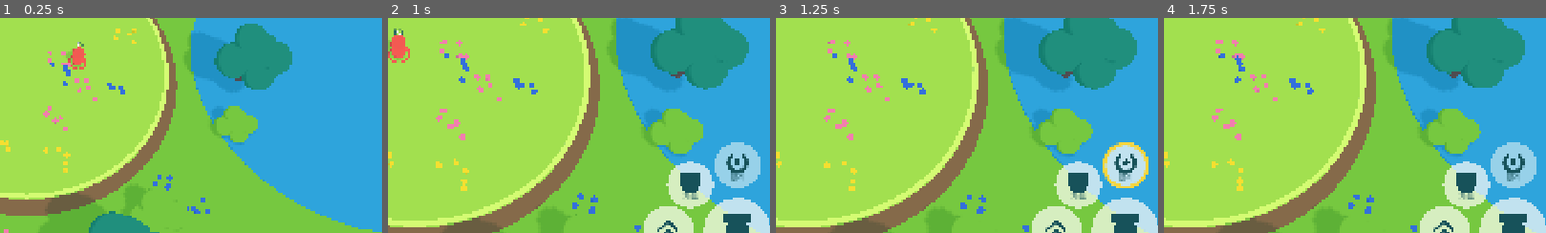
Above: before the commit, frames 1-4 (left to right).
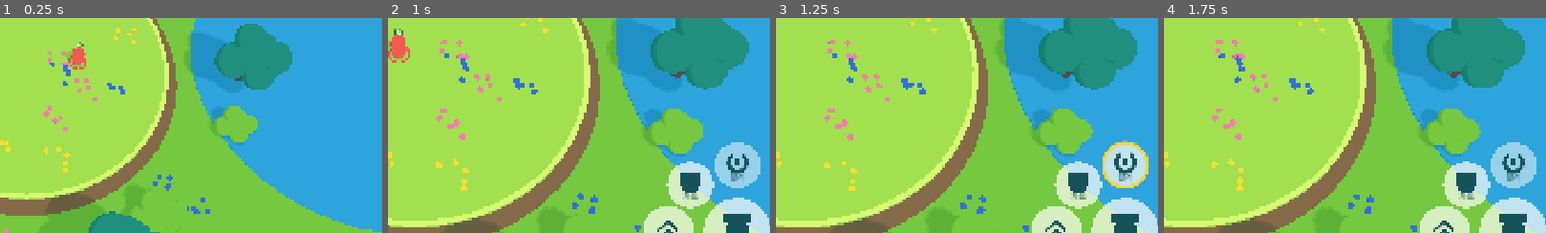
Above: after the commit, the same moments.

Repository: UICHEOL-HWANG/TheBrawlGuys
Game: Godot game, scene res://src/main/main.tscn
The game is run twice, just before and just after one commit, with the same random seed, the same clock (stepped at 60 frames per second) and the same inputs.
Inputs (mouse positions are % of the whole screen's width and height, from its top left):
- Up to frame 1 (0.25 s): no input
- Up to frame 2 (1 s): tap Enter (ui_accept) at 0.5 s; move the mouse to (72, 45) at 0.52 s; hold D (p1_right) from 0.53 s (still down); tap U (p1_grab) at 0.6 s; click (72, 45) at 0.67 s; tap Space (p1_jump) at 0.77 s
- Up to frame 3 (1.25 s): keep holding D (p1_right)
- Up to frame 4 (1.75 s): release D (p1_right) at 1.25 s; drag from (30, 55) to (45, 70) at 1.27 s
The pictures show only the part of the screen within x 46-96%, y 36-86%; the shares and areas given below are measured in that part.

Frames 1-2 are identical in both runs. In frame 3, 0.4% of the frame differs, in the area x 85-98%, y 56-80%; in frame 4, nothing differs.

Commit message:
fix: keep the grab highlight pulse running when the state is unchanged
TouchInput.set_grab_highlight and TouchButton.set_state now return early on an unchanged value, so the per-frame hint no longer resets the pulse or redraws.

Co-Authored-By: Claude Sonnet 5.5 <noreply@anthropic.com>

Diff:
--- a/src/input/touch_input.gd
+++ b/src/input/touch_input.gd
@@ -87,6 +87,8 @@
 
 
 func set_grab_highlight(on: bool) -> void:
+	if on == _grab_highlight:
+		return
 	_grab_highlight = on
 	_refresh_idle("grab")
 
--- a/src/ui/components/touch_button/touch_button.gd
+++ b/src/ui/components/touch_button/touch_button.gd
@@ -41,6 +41,8 @@
 
 
 func set_state(s: int) -> void:
+	if s == _state:
+		return  # keep the pulse running and skip the redraw
 	_state = s
 	_pulse_time = 0.0
 	scale = DS.PRESS_SQUISH if s == State.PRESSED or s == State.CHARGING else Vector2.ONE
--- a/tests/unit/test_touch_button.gd
+++ b/tests/unit/test_touch_button.gd
@@ -40,3 +40,13 @@
 		b.set_state(TouchButton.State.HIGHLIGHT)
 		await get_tree().process_frame
 		assert_eq(b.state(), TouchButton.State.HIGHLIGHT)
+
+
+func test_repeated_same_state_keeps_the_pulse_running() -> void:
+	var b := _button()
+	b.set_state(TouchButton.State.HIGHLIGHT)
+	b._process(0.1)
+	var scale_before := b.scale
+	b.set_state(TouchButton.State.HIGHLIGHT)
+	assert_eq(b.scale, scale_before, "same state must not reset the pulse")
+	assert_ne(b.scale, Vector2.ONE)
--- a/tests/unit/test_touch_input.gd
+++ b/tests/unit/test_touch_input.gd
@@ -158,3 +158,12 @@
 	var attack := _touch.buttons()["attack"] as TouchButton
 	assert_eq(attack.state(), TouchButton.State.CHARGING)
 	assert_almost_eq(attack.charge(), 0.5, 0.01, "(0.65 - 0.15) s of a 1 s max charge")
+
+
+func test_grab_highlight_pulses_when_set_every_frame() -> void:
+	var grab: TouchButton = _touch.buttons()["grab"]
+	_touch.set_grab_highlight(true)
+	_touch.set_grab_highlight(true)
+	grab._process(0.15)
+	_touch.set_grab_highlight(true)
+	assert_ne(grab.scale, Vector2.ONE, "repeated highlight calls must not reset the pulse")
